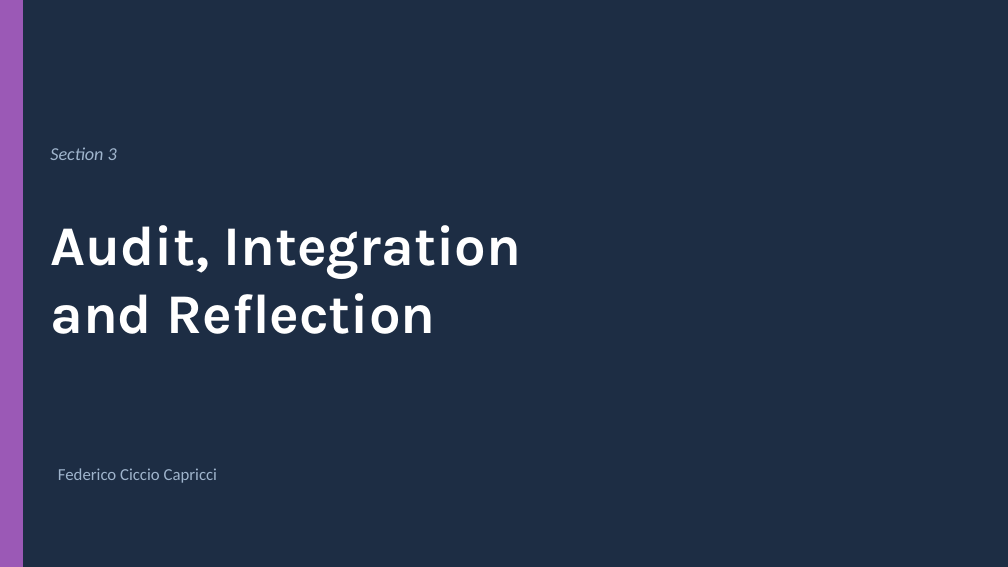
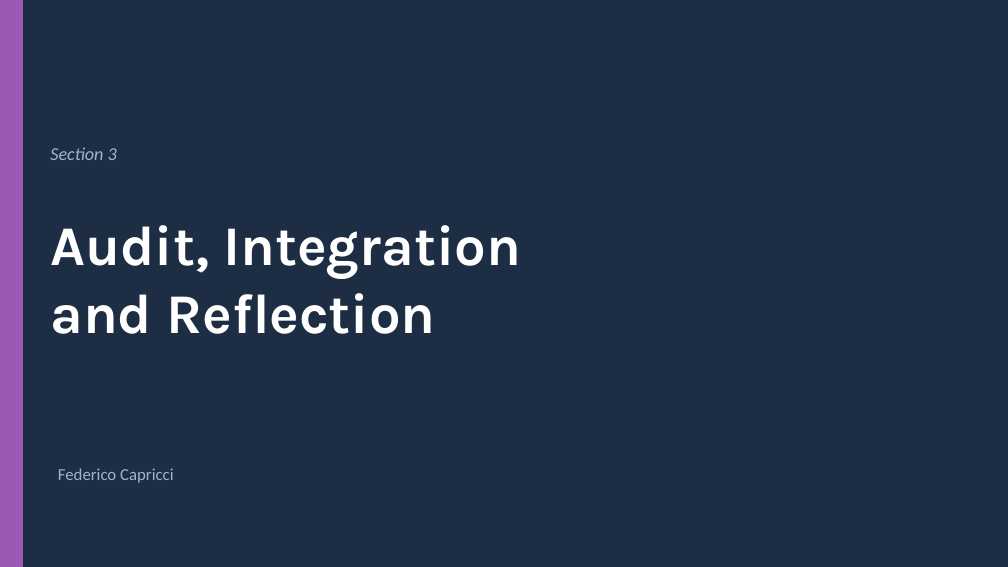
Before and after one commit to ediscota/SOSE-Homework, a slide deck: slide 14 of slides/SoSE-Employment-DaaS-EaaS.pptx. Drawn at 1008x567 pixels with LibreOffice and Linux fonts; fonts in the diff are those of the drawing. Boxes give left, top, right and bottom in pixels: in the first picture for what was removed or moved away, otherwise in the second. Text is boxed around its words. In the diff, an @@ line names an element or a change of style, - is before the commit and + after.

Commit message:
fix presentazione parte federico

```diff
--- a/slides/SoSE-Employment-DaaS-EaaS.pptx
+++ b/slides/SoSE-Employment-DaaS-EaaS.pptx
@@ text at [58, 468, 174, 483]: text changed @@
-Federico Ciccio Capricci
+Federico Capricci
```
Also in this commit, not shown: 1 other slide changed.
